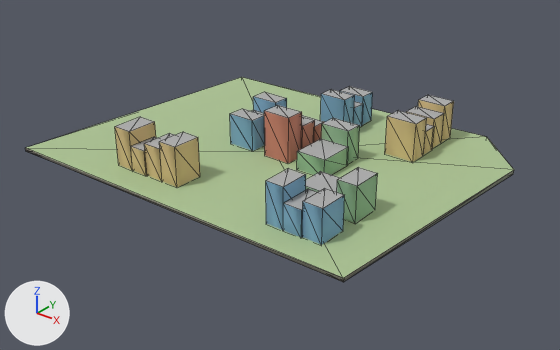
A saved change to the glTF model godot_project/remake/sky/islands/SKY-100.lod2.glb.
Rendered twice from a camera (50 mm lens) standing at (197.0, -240.0, 139.0) and looking at (6.0, -2.0, -9.0). Lighting does not change. The marker at lower left points along +X, +Y and +Z. The picture after the commit comes second. Mesh edges are drawn as thin lines.

In view in the first picture: 'buildings', 'deck', 'rock'.
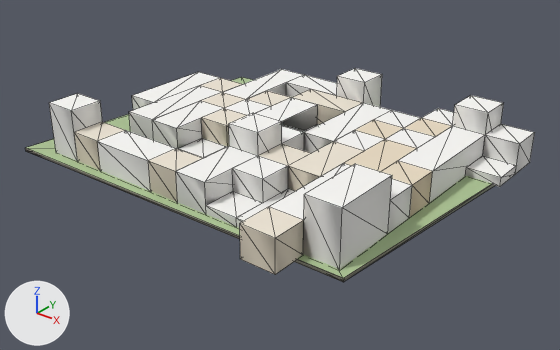
The change in detail:
Mesh me_warren_hull is new.
It has 209 vertices, 460 faces and spans x -72.0..93.0, y -75.0..60.0, z 0.0..23.0.
It uses material mat_sky_lod_bldg.
Object 'buildings' (ob_buildings) is deleted.
Object 'warren_hull' (ob_warren_hull) is new; it shows me_warren_hull.
Its location is (0.0, 0.0, 0.0).

Where the change shows, as pixel boxes (x1, y1, x2, y2) in the pictures (560 x 350 px):
'warren_hull', added: after (49, 68, 535, 274)
'buildings', deleted: before (115, 86, 454, 245)
'deck', unchanged, covered by the edit: before (27, 77, 514, 278); after (27, 77, 492, 278)
